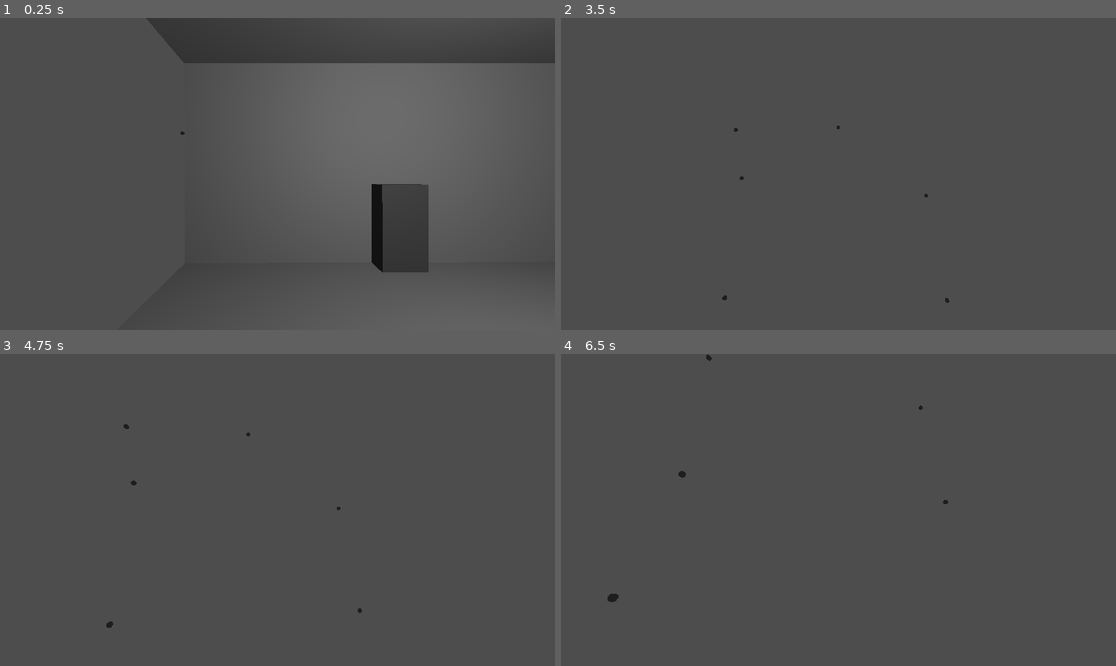
Above: before the commit, frames 1-4 (two rows, left to right).
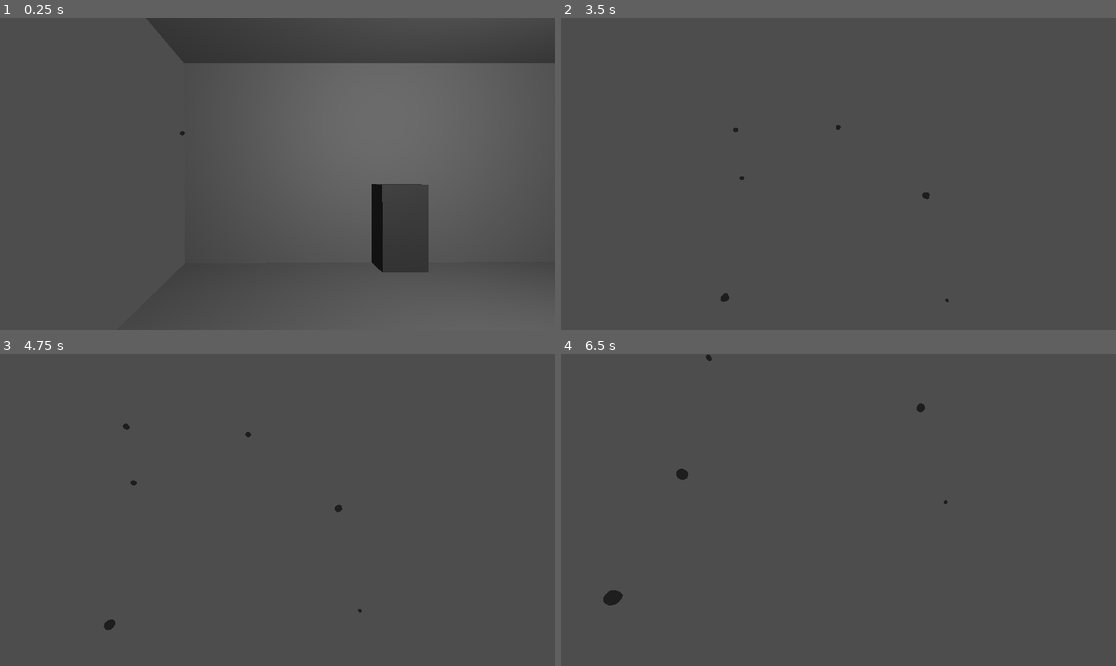
Above: after the commit, the same moments.

Repository: 0kronix/TinRaftCompany-3D
Game: Godot game, scene res://scenes/main.tscn
Same seed, same stepped clock (60 frames per second), same inputs: the game is played once before the commit and once after it.
Inputs (mouse positions are in pixels of both pictures, inside the frame that each line leads up to):
- Up to frame 1 (0.25 s): no input
- Up to frame 2 (3.5 s): tap Enter (ui_accept) at 0.5, 0.77, 1.52, 2, 2.75, 3.02 s; move the mouse to (832, 180) at 0.52 s; hold E (interact) 0.53-1.28 s; hold W (move_forward) 0.53-2.78 s; move the mouse to (877, 177) at 1.27 s; tap E (interact) at 1.35, 2.85 s; move the mouse to (794, 170) at 2.02 s; hold E (interact) 2.03-2.78 s; move the mouse to (844, 174) at 2.77 s; hold A (move_left) from 2.78 s (still down)
- Up to frame 3 (4.75 s): move the mouse to (255, 503) at 3.52 s; release A (move_left) at 3.53 s; hold E (interact) 3.53-4.28 s; hold W (move_forward) from 3.53 s (still down); tap Enter (ui_accept) at 3.77, 4.52 s; move the mouse to (305, 510) at 4.27 s; tap E (interact) at 4.35 s
- Up to frame 4 (6.5 s): move the mouse to (810, 510) at 5.02 s; hold E (interact) 5.03-5.78 s; move the mouse to (849, 503) at 5.77 s; release W (move_forward) at 5.78 s; hold D (move_right) from 5.78 s (still down); tap E (interact) at 5.85 s; tap Enter (ui_accept) at 6.02 s

The runs differ from the first frame. In frame 1, less than 0.1% of the frame differs, in the area x 32-34%, y 36-38%; in frame 2, less than 0.1%; in frame 3, less than 0.1%; in frame 4, 0.2%, in the area x 7-70%, y 0-81%.

Commit message:
asteroids
scale, rotation and more

Diff:
--- a/tin-raft-company-3d/scenes/outside/asteroid.gd
+++ b/tin-raft-company-3d/scenes/outside/asteroid.gd
@@ -1,14 +1,18 @@
 extends RigidBody3D
 
-# Добавляем сигнал для уведомления о деспавне
 signal asteroid_despawned
 
 @export var min_rotation_speed: float = 0.5
 @export var max_rotation_speed: float = 3.0
+
 @export var min_speed: float = 0.0
 @export var max_speed: float = 2.0
+
 @export var target_spread: float = 20.0
 @export var despawn_distance: float = 150.0
+
+@export var min_scale: float = 0.5
+@export var max_scale: float = 2.0
 
 var direction: Vector3
 var current_speed: float
@@ -24,6 +28,7 @@
 	freeze = true
 
 	_randomize_rotation()
+	_randomize_scale()
 
 	call_deferred("_set_random_trajectory")
 
@@ -37,6 +42,12 @@
 
 	# Случайная скорость вращения
 	rotation_speed = randf_range(min_rotation_speed, max_rotation_speed)
+
+func _randomize_scale():
+	var scale_factor = randf_range(min_scale, max_scale)
+	scale = Vector3(scale_factor, scale_factor, scale_factor)
+
+	mass = mass * scale_factor * scale_factor * scale_factor
 
 func _set_random_trajectory():
 	var target_pos = Vector3(
--- a/tin-raft-company-3d/scenes/outside/asteroids.gd
+++ b/tin-raft-company-3d/scenes/outside/asteroids.gd
@@ -1,12 +1,15 @@
 extends Node3D
 
 @export var asteroid_scene: PackedScene
+
 @export var spawn_radius: float = 100.0
+
 @export var despawn_radius: float = 150.0
 @export var target_asteroid_count: int = 20
+@export var target_spread: float = 20.0
+
 @export var min_speed: float = 0.0
 @export var max_speed: float = 2.0
-@export var target_spread: float = 20.0
 
 var rng = RandomNumberGenerator.new()
 var current_asteroid_count: int = 0
